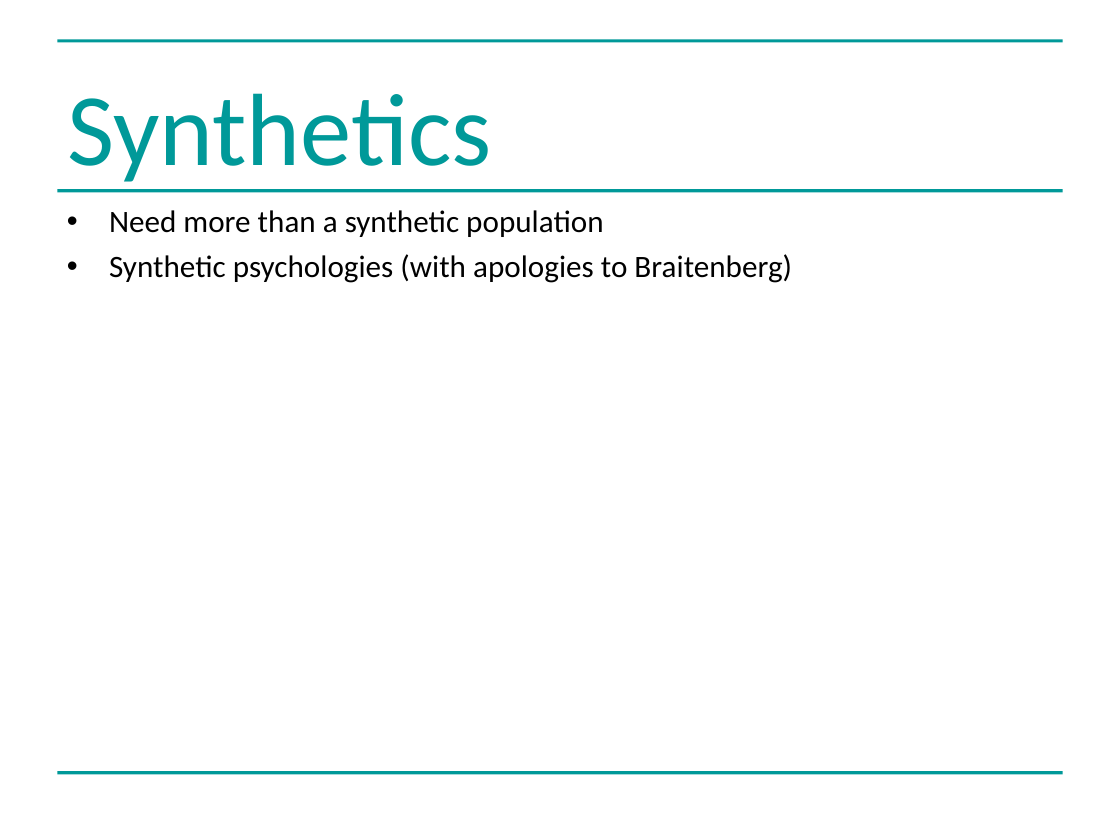
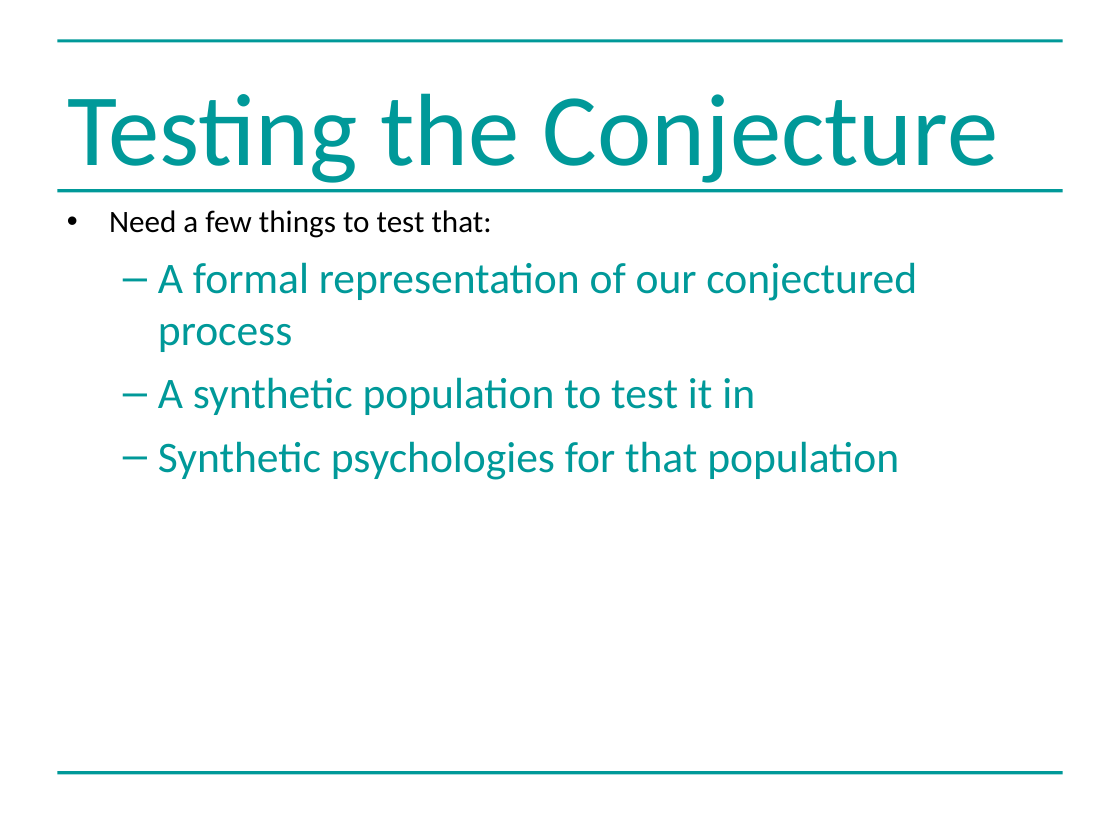
Before and after one commit to greenape/bsps2015, a slide deck: slide 7 of presentation/risky_aging_bsps.ppt. Drawn at 1120x840 pixels with LibreOffice and Linux fonts; fonts in the diff are those of the drawing. Boxes give left, top, right and bottom in pixels: in the first picture for what was removed or moved away, otherwise in the second. Text is boxed around its words. In the diff, an @@ line names an element or a change of style, - is before the commit and + after.

```diff
--- a/presentation/risky_aging_bsps.ppt
+++ b/presentation/risky_aging_bsps.ppt
@@ title at (x1=67, y1=93, x2=998, y2=183): text changed @@
-Synthetics
+Testing the Conjecture
@@ text at (x1=109, y1=210, x2=917, y2=480): text changed; size 20 to 28 pt; text colour #000000 to #009999 @@
-• Need more than a synthetic population
-• Synthetic psychologies (with apologies to Braitenberg)
+• Need a few things to test that:
+  – A formal representation of our conjectured process
+  – A synthetic population to test it in
+  – Synthetic psychologies for that population
```
Also in this commit, not shown: 1 other slide changed, 3 slides added, 2 slides removed.
